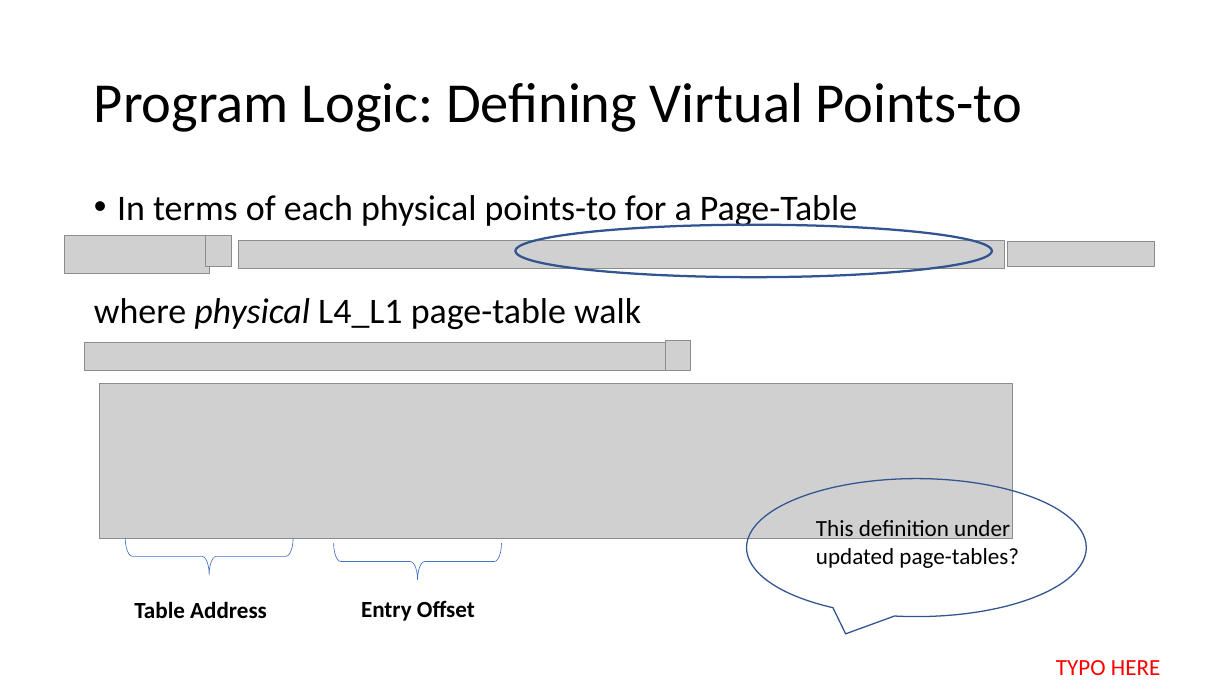
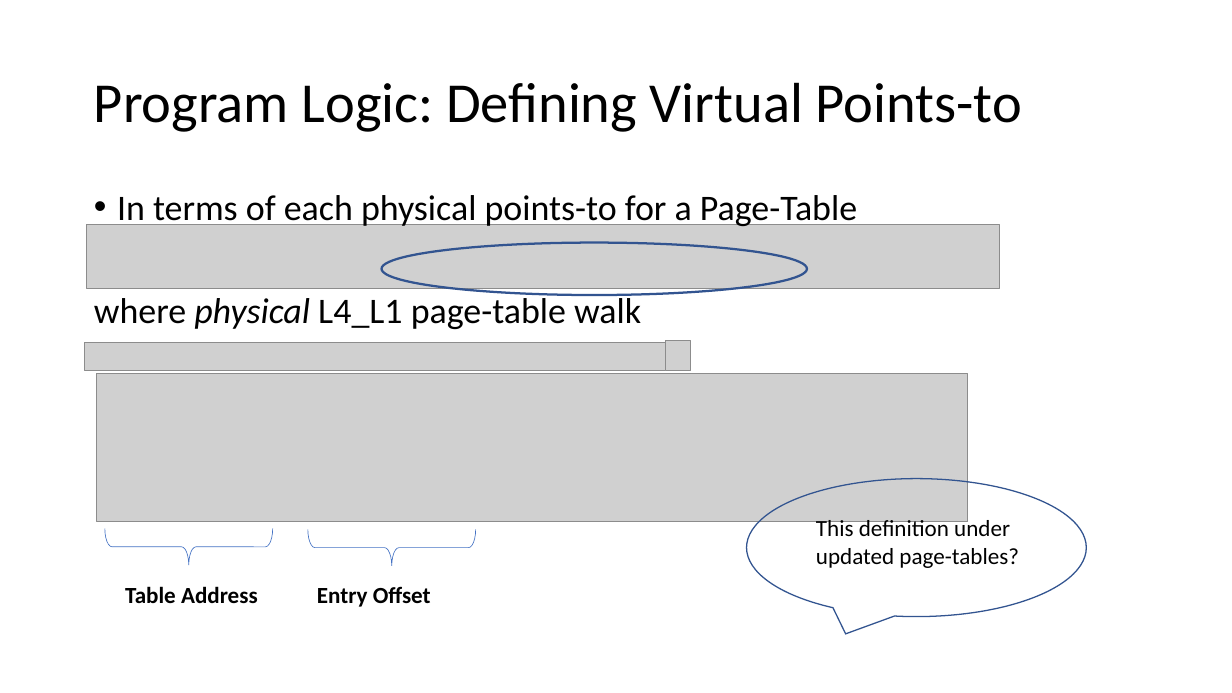
Before and after one commit to Contingent-Systems/vkern_paper, a slide deck: slide 9 of loca_virt_draft.pptx. Drawn at 1232x693 pixels with LibreOffice and Linux fonts; fonts in the diff are those of the drawing; grey boxes stand for pictures. Boxes give left, top, right and bottom in pixels: in the first picture for what was removed or moved away, otherwise in the second. Text is boxed around its words. In the diff, an @@ line names an element or a change of style, - is before the commit and + after.

```diff
--- a/loca_virt_draft.pptx
+++ b/loca_virt_draft.pptx
@@ picture removed at [65, 236, 209, 274] @@
@@ picture added at [87, 225, 1000, 288] @@
@@ picture removed at [206, 236, 232, 266] @@
@@ picture removed at [238, 240, 1005, 268] @@
@@ ellipse: place and size @@
-ellipse at [516, 225, 993, 277]
+ellipse at [382, 243, 807, 296]
@@ picture removed at [1007, 241, 1154, 266] @@
@@ picture: place and size @@
-picture at [100, 384, 1013, 539]
+picture at [97, 373, 969, 521]
@@ right brace: place and size @@
-right brace at [126, 538, 294, 575]
+right brace at [104, 529, 273, 566]
@@ right brace: place and size @@
-right brace at [334, 543, 502, 580]
+right brace at [308, 530, 476, 567]
@@ text "Table Address": place and size @@
-text "Table Address" at [134, 601, 267, 618]
+text "Table Address" at [125, 586, 258, 603]
@@ text "Entry Offset": place and size @@
-text "Entry Offset" at [361, 600, 475, 621]
+text "Entry Offset" at [317, 586, 431, 607]
@@ text removed at [1056, 660, 1160, 675] @@
-TYPO HERE
```
Also in this commit, not shown: 1 other slide changed.
